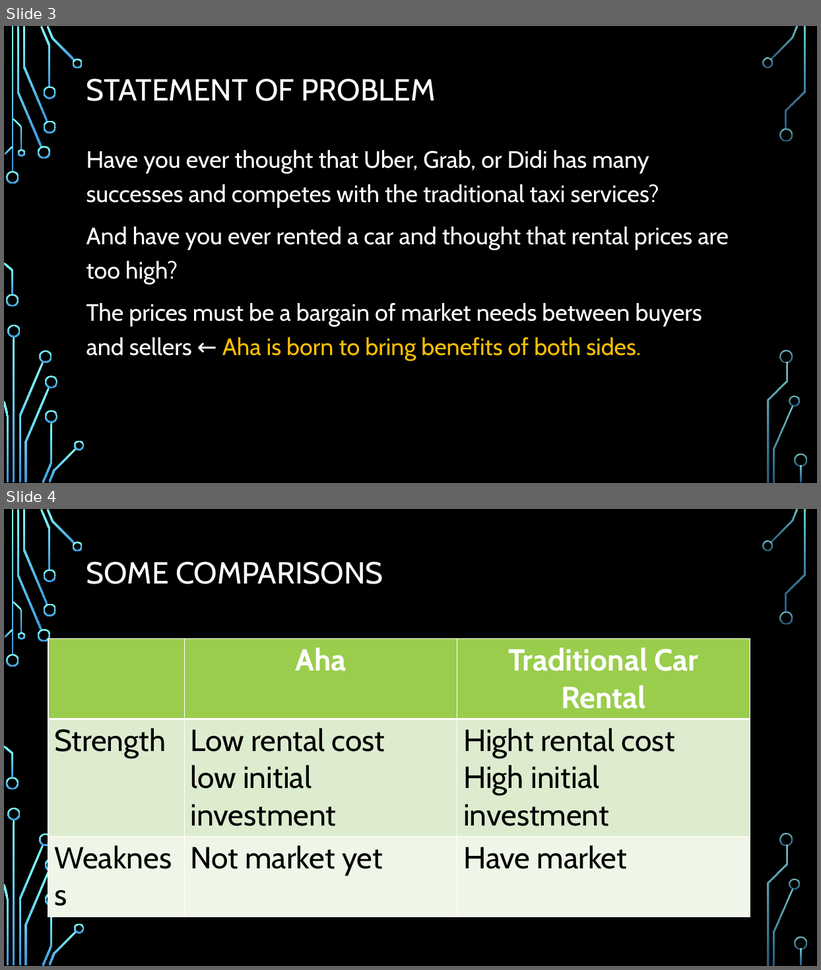
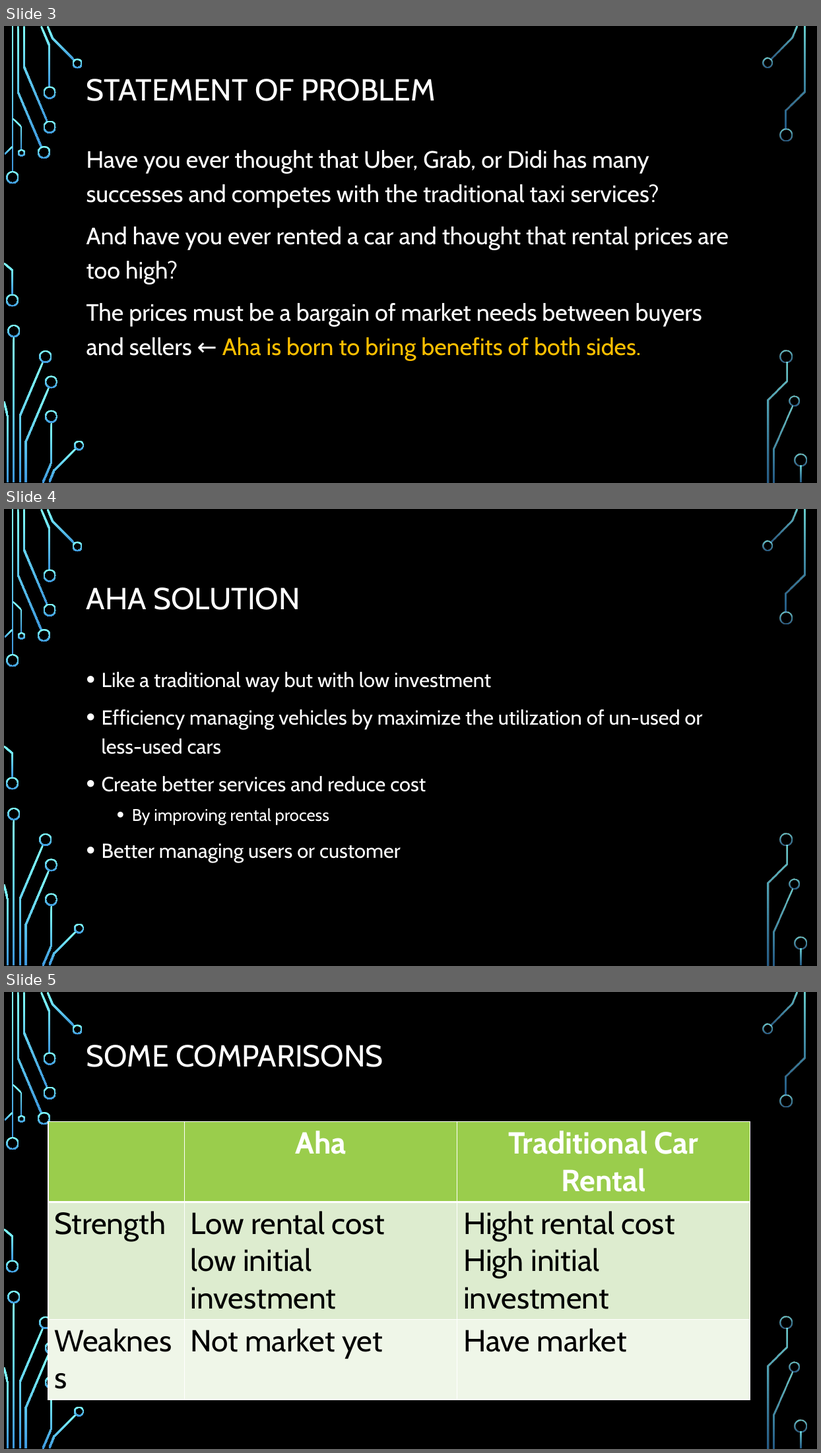
Before and after one commit to leonardo1227/CS425-SWE-Project, a slide deck: Aha-presentation.pptx. Shown one above the other, each under a label of ours: slides 3 and 4 before the commit, slides 3, 4 and 5 after it. The pictures are 821x970 and 821x1453 pixels, drawn with LibreOffice and Linux fonts; fonts in the diff are those of the drawing; background and template pictures are left out. Boxes give left, top, right and bottom in pixels: in the first picture for what was removed or moved away, otherwise in the second. Text is boxed around its words. In the diff, an @@ line names an element or a change of style, - is before the commit and + after.

Commit message:
update aha solution

```diff
--- a/Aha-presentation.pptx
+++ b/Aha-presentation.pptx
@@ slide 4 added at (4, 509, 817, 966), background picture (left out); not listed: 36 template elements that a slide beside it also shows @@
@@ title added at (86, 588, 300, 610), 36 pt, text #FFFFFF @@
+AHA SOLUTION
@@ text added at (102, 672, 703, 863), 24 pt, text #FFFFFF @@
+• Like a traditional way but with low investment
+• Efficiency managing vehicles by maximize the utilization of un-used or less-used cars
+• Create better services and reduce cost
+  • By improving rental process
+• Better managing users or customer
@@ what was slide 4 is now slide 5 @@
```
